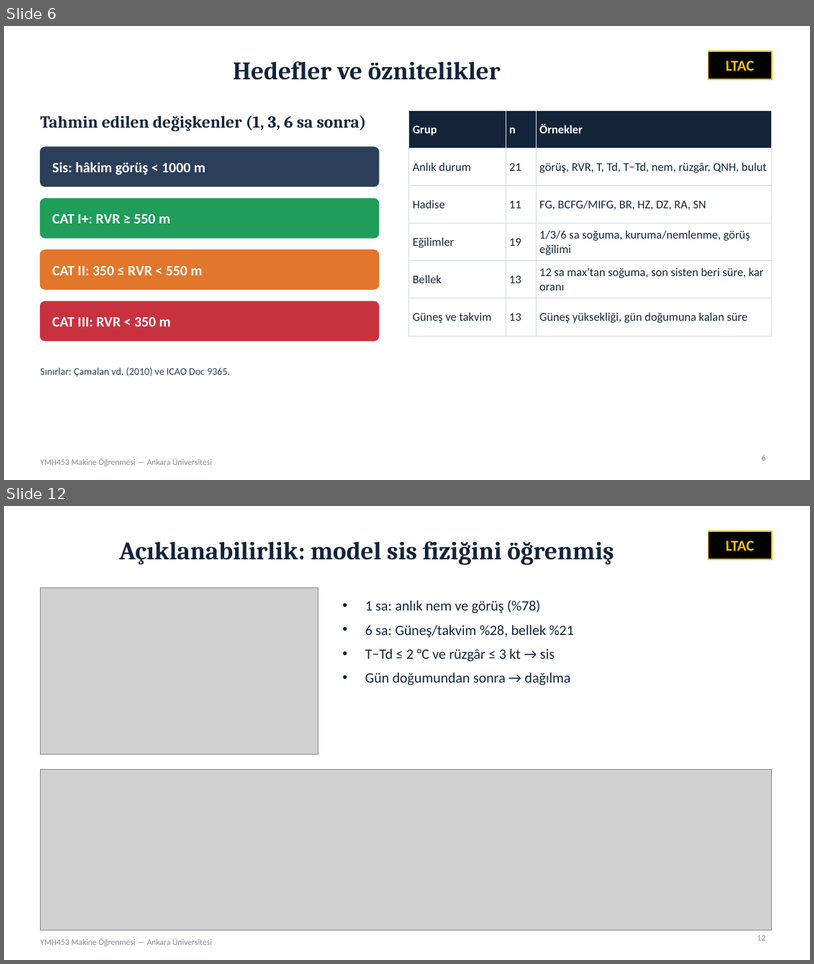
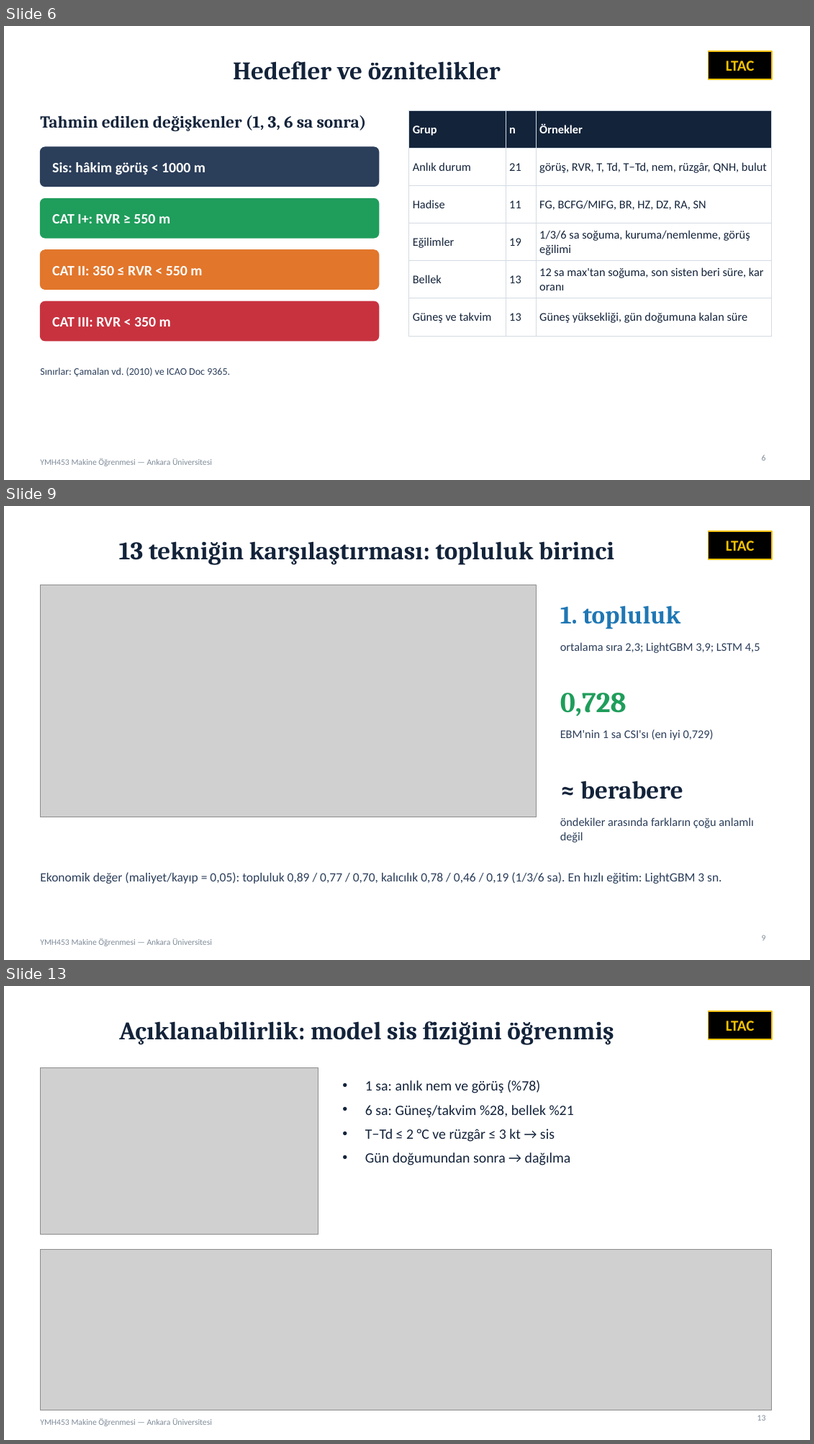
Before and after one commit to AtaSakik/esenboga-fog-nowcasting, a slide deck: presentation/Esenboga_Sunum_TR.pptx. Shown one above the other, each under a label of ours: slides 6 and 12 before the commit, slides 6, 9 and 13 after it; the slides between them are not shown. The pictures are 814x964 and 814x1444 pixels, drawn with LibreOffice and Linux fonts; fonts in the diff are those of the drawing; grey boxes stand for pictures. Boxes give left, top, right and bottom in pixels: in the first picture for what was removed or moved away, otherwise in the second. Text is boxed around its words. In the diff, an @@ line names an element or a change of style, - is before the commit and + after.

```diff
--- a/presentation/Esenboga_Sunum_TR.pptx
+++ b/presentation/Esenboga_Sunum_TR.pptx
@@ slide 9 added at [4,506,810,960], background #FFFFFF; not listed: 3 template elements that a slide beside it also shows @@
@@ title added at [119,541,615,565], 30 pt, text #13233A, bold @@
+13 tekniğin karşılaştırması: topluluk birinci
@@ picture added at [40,584,536,817] @@
@@ text added at [561,605,681,628], 30 pt, text #1F77B4, bold @@
+1. topluluk
@@ text added at [561,642,761,653], 14 pt, text #2B3E5A @@
+ortalama sıra 2,3; LightGBM 3,9; LSTM 4,5
@@ text added at [561,692,627,716], 34 pt, text #1F9D5B, bold @@
+0,728
@@ text added at [561,729,714,740], 14 pt, text #2B3E5A @@
+EBM'nin 1 sa CSI'sı (en iyi 0,729)
@@ text added at [581,780,684,799], 30 pt, text #13233A, bold @@
+≈ berabere
@@ text added at [561,817,754,842], 14 pt, text #2B3E5A @@
+öndekiler arasında farkların çoğu anlamlı değil
@@ text added at [40,872,722,883], 15 pt, text #2B3E5A @@
+Ekonomik değer (maliyet/kayıp = 0,05): topluluk 0,89 / 0,77 / 0,70, kalıcılık 0,78 / 0,46 / 0,19 (1/3/6 sa). En hızlı eğitim: LightGBM 3 sn.
@@ page number added at [762,934,766,940], 10 pt, text #7F8C9A @@
+9
@@ what was slide 12 is now slide 13 @@
```
Also in this commit, not shown: 7 slides changed, 9 other files.
